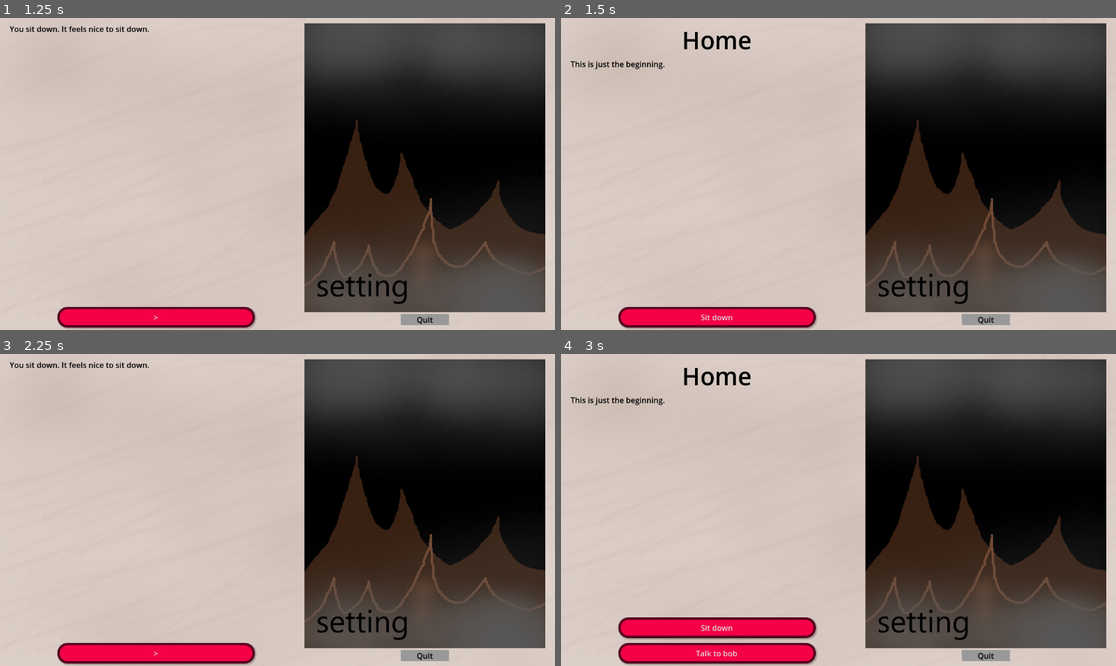
Above: before the commit, frames 1-4 (two rows, left to right).
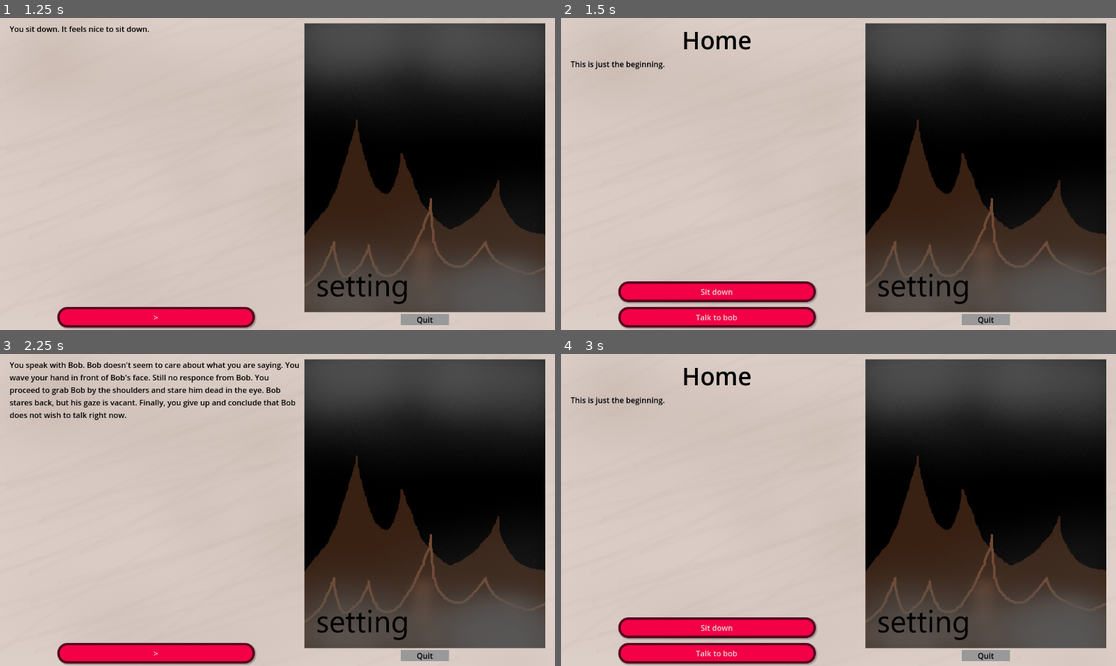
Above: after the commit, the same moments.

Repository: Kurooco/TextGameFA25
Game: Godot game, scene res://card.tscn
Two runs of this game, one before a commit and one after it. Both use one fixed random seed, a clock stepped at 60 frames per second and the inputs below.
Inputs:
- Up to frame 1 (1.25 s): click "Sit down" at 0.5 s
- Up to frame 2 (1.5 s): click ">" at 1.25 s
- Up to frame 3 (2.25 s): click "Sit down" (after the commit: "Talk to bob") at 2 s
- Up to frame 4 (3 s): click ">" at 2.75 s

Frame 1 is identical in both runs. In frame 2, 2.6% of the frame differs, in the area x 10-47%, y 84-97%; in frame 3, 2.0%; in frame 4, nothing differs.

Commit message:
made var ui

Diff:
--- a/card.gd
+++ b/card.gd
@@ -34,7 +34,7 @@
 
 func set_variables(link: Link):
 	for v in link.set_vars:
-		var val = v.value
+		var val = type_convert(v.value, v.type_name)
 		match v.operator:
 			0:
 				vars[v.var_name] = val
--- a/cards/card0.tres
+++ b/cards/card0.tres
@@ -6,6 +6,7 @@
 
 [sub_resource type="Resource" id="Resource_kjuh5"]
 script = ExtResource("2_kjuh5")
+type_name = 2
 var_name = "cool"
 operator = 6
 value = 1
@@ -21,7 +22,7 @@
 script = ExtResource("1_10lgo")
 description = "Talk to bob"
 destination = "res://cards/card2.tres"
-condition = "cool == 2"
+condition = "cool >= 1"
 
 [resource]
 script = ExtResource("2_udxgx")
--- a/variable_manipulation.gd
+++ b/variable_manipulation.gd
@@ -1,6 +1,7 @@
 extends Resource
 class_name VariableManipulation
 
+@export var type_name : Variant.Type
 @export var var_name : String
 @export var operator : Variant.Operator
 @export var value : Variant
--- a/visual_editor/option_field.gd
+++ b/visual_editor/option_field.gd
@@ -5,6 +5,7 @@
 var slot : int
 
 @onready var text_line = %Text
+@onready var option_manager = $VBoxContainer2/OptionManager
 
 func _ready():
 	current_text = text_line.text
@@ -20,3 +21,11 @@
 
 func _on_toggle_button_pressed():
 	$VBoxContainer2/OptionManager.visible = !$VBoxContainer2/OptionManager.visible
+
+
+func get_variable_manipulation():
+	pass
+
+
+func _on_plus_button_pressed():
+	pass # Replace with function body.
--- a/visual_editor/option_field.tscn
+++ b/visual_editor/option_field.tscn
@@ -54,9 +54,13 @@
 custom_minimum_size = Vector2(0, 30)
 layout_mode = 2
 
-[node name="Button" type="Button" parent="VBoxContainer2/OptionManager"]
+[node name="LineEdit" type="LineEdit" parent="VBoxContainer2/OptionManager"]
 layout_mode = 2
-text = "+"
+placeholder_text = "Condition"
+
+[node name="PlusButton" type="Button" parent="VBoxContainer2/OptionManager"]
+layout_mode = 2
+text = "+ Set Var"
 
 [connection signal="pressed" from="VBoxContainer2/OptionField/XButton" to="." method="_on_x_button_pressed"]
 [connection signal="text_changed" from="VBoxContainer2/OptionField/Text" to="VBoxContainer2/OptionField" method="_on_text_text_changed"]
--- /dev/null
+++ b/visual_editor/var_set.gd
@@ -0,0 +1,31 @@
+extends PanelContainer
+
+var var_name = ""
+var operator : Variant.Operator
+var val : Variant
+var type_name : Variant.Type
+
+@onready var operator_box = $HBoxContainer/Operator
+@onready var type_box = $HBoxContainer/Type
+
+signal removed
+
+func _on_x_button_button_down():
+	removed.emit()
+
+
+func _on_var_text_changed(new_text):
+	var_name = new_text
+
+
+func _on_val_text_changed(new_text):
+	val = type_convert(new_text, type_name)
+
+
+func _on_operator_item_selected(index):
+	operator = operator_box.get_item_id(index)
+
+
+func _on_type_item_selected(index):
+	type_name = type_box.get_item_id(index)
+	val = type_convert(val, type_name)
--- /dev/null
+++ b/visual_editor/var_set.tscn
@@ -0,0 +1,58 @@
+[gd_scene load_steps=4 format=3 uid="uid://bgemjdujpaxie"]
+
+[ext_resource type="Script" uid="uid://r1ds0gtnn7ca" path="res://visual_editor/var_set.gd" id="1_b0k53"]
+
+[sub_resource type="StyleBoxFlat" id="StyleBoxFlat_rvrkh"]
+bg_color = Color(1, 0.3202034, 0.42551896, 1)
+
+[sub_resource type="StyleBoxFlat" id="StyleBoxFlat_b0k53"]
+bg_color = Color(0.8009087, 0, 0.029912684, 1)
+
+[node name="VarSet" type="PanelContainer"]
+offset_right = 40.0
+offset_bottom = 40.0
+theme_override_styles/panel = SubResource("StyleBoxFlat_rvrkh")
+script = ExtResource("1_b0k53")
+
+[node name="HBoxContainer" type="HBoxContainer" parent="."]
+layout_mode = 2
+
+[node name="XButton" type="Button" parent="HBoxContainer"]
+custom_minimum_size = Vector2(20, 0)
+layout_mode = 2
+theme_override_styles/normal = SubResource("StyleBoxFlat_b0k53")
+text = "X"
+
+[node name="Var" type="LineEdit" parent="HBoxContainer"]
+layout_mode = 2
+placeholder_text = "Var"
+
+[node name="Operator" type="OptionButton" parent="HBoxContainer"]
+layout_mode = 2
+item_count = 3
+popup/item_0/text = "="
+popup/item_0/id = 0
+popup/item_1/text = "+="
+popup/item_1/id = 6
+popup/item_2/text = "-="
+popup/item_2/id = 7
+
+[node name="Val" type="LineEdit" parent="HBoxContainer"]
+layout_mode = 2
+placeholder_text = "Val"
+
+[node name="Type" type="OptionButton" parent="HBoxContainer"]
+layout_mode = 2
+item_count = 3
+popup/item_0/text = "Int"
+popup/item_0/id = 2
+popup/item_1/text = "String"
+popup/item_1/id = 4
+popup/item_2/text = "Bool"
+popup/item_2/id = 1
+
+[connection signal="button_down" from="HBoxContainer/XButton" to="." method="_on_x_button_button_down"]
+[connection signal="text_changed" from="HBoxContainer/Var" to="." method="_on_var_text_changed"]
+[connection signal="item_selected" from="HBoxContainer/Operator" to="." method="_on_operator_item_selected"]
+[connection signal="text_changed" from="HBoxContainer/Val" to="." method="_on_val_text_changed"]
+[connection signal="item_selected" from="HBoxContainer/Type" to="." method="_on_type_item_selected"]
Not shown, added: visual_editor/var_set.gd.uid
